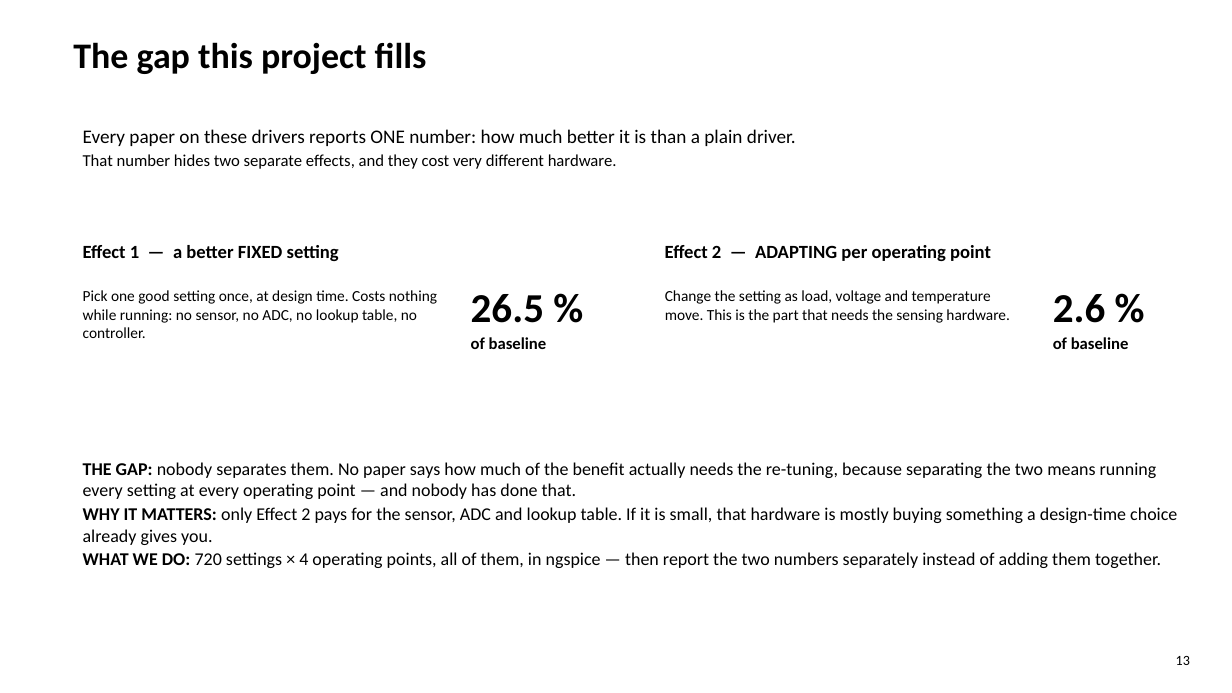
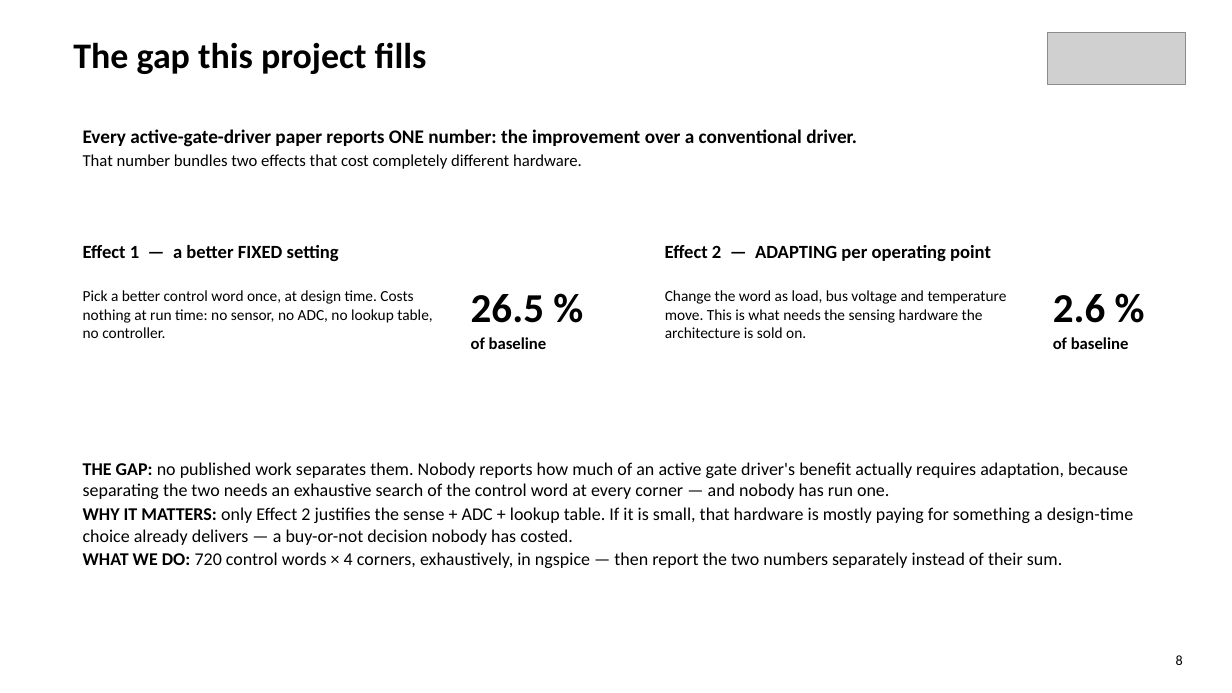
Before and after one commit to Amritha902/gan-driver, a slide deck: slide 8 of review/Review1_GaN_Segmented_Gate_Driver.pptx (slide 13 before the commit). Drawn at 1232x693 pixels with LibreOffice and Linux fonts; fonts in the diff are those of the drawing; grey boxes stand for pictures. Boxes give left, top, right and bottom in pixels: in the first picture for what was removed or moved away, otherwise in the second. Text is boxed around its words. In the diff, an @@ line names an element or a change of style, - is before the commit and + after.

```diff
--- a/review/Review1_GaN_Segmented_Gate_Driver.pptx
+++ b/review/Review1_GaN_Segmented_Gate_Driver.pptx
@@ picture added at [1047,32,1186,85] @@
@@ text at [83,129,857,169]: text changed; bold on @@
-Every paper on these drivers reports ONE number: how much better it is than a plain driver.
-That number hides two separate effects, and they cost very different hardware.
+Every active-gate-driver paper reports ONE number: the improvement over a conventional driver.
+That number bundles two effects that cost completely different hardware.
@@ text at [83,290,432,338]: text changed @@
-Pick one good setting once, at design time. Costs nothing while running: no sensor, no ADC, no lookup table, no controller.
+Pick a better control word once, at design time. Costs nothing at run time: no sensor, no ADC, no lookup table, no controller.
@@ text at [665,290,1007,338]: text changed @@
-Change the setting as load, voltage and temperature move. This is the part that needs the sensing hardware.
+Change the word as load, bus voltage and temperature move. This is what needs the sensing hardware the architecture is sold on.
@@ text at [83,462,1133,568]: text changed @@
-THE GAP: nobody separates them. No paper says how much of the benefit actually needs the re-tuning, because separating the two means running every setting at every operating point — and nobody has done that.
-WHY IT MATTERS: only Effect 2 pays for the sensor, ADC and lookup table. If it is small, that hardware is mostly buying something a design-time choice already gives you.
-WHAT WE DO: 720 settings × 4 operating points, all of them, in ngspice — then report the two numbers separately instead of adding them together.
+THE GAP: no published work separates them. Nobody reports how much of an active gate driver's benefit actually requires adaptation, because separating the two needs an exhaustive search of the control word at every corner — and nobody has run one.
+WHY IT MATTERS: only Effect 2 justifies the sense + ADC + lookup table. If it is small, that hardware is mostly paying for something a design-time choice already delivers — a buy-or-not decision nobody has costed.
+WHAT WE DO: 720 control words × 4 corners, exhaustively, in ngspice — then report the two numbers separately instead of their sum.
@@ text at [1176,655,1183,665]: text changed @@
-13
+8
```
Also in this commit, not shown: 19 other slides changed, 15 slides added, 32 slides removed, 5 other files.
